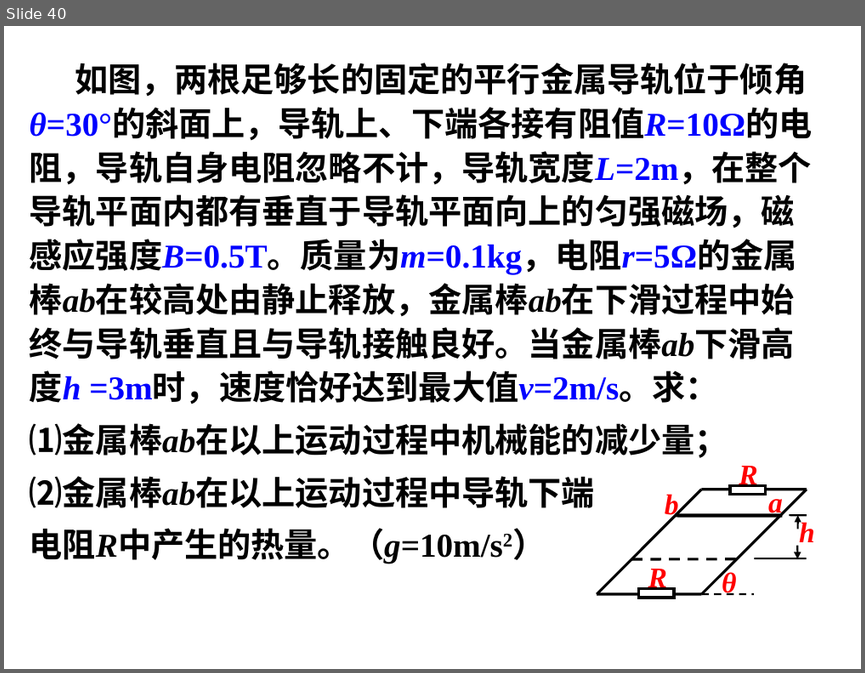
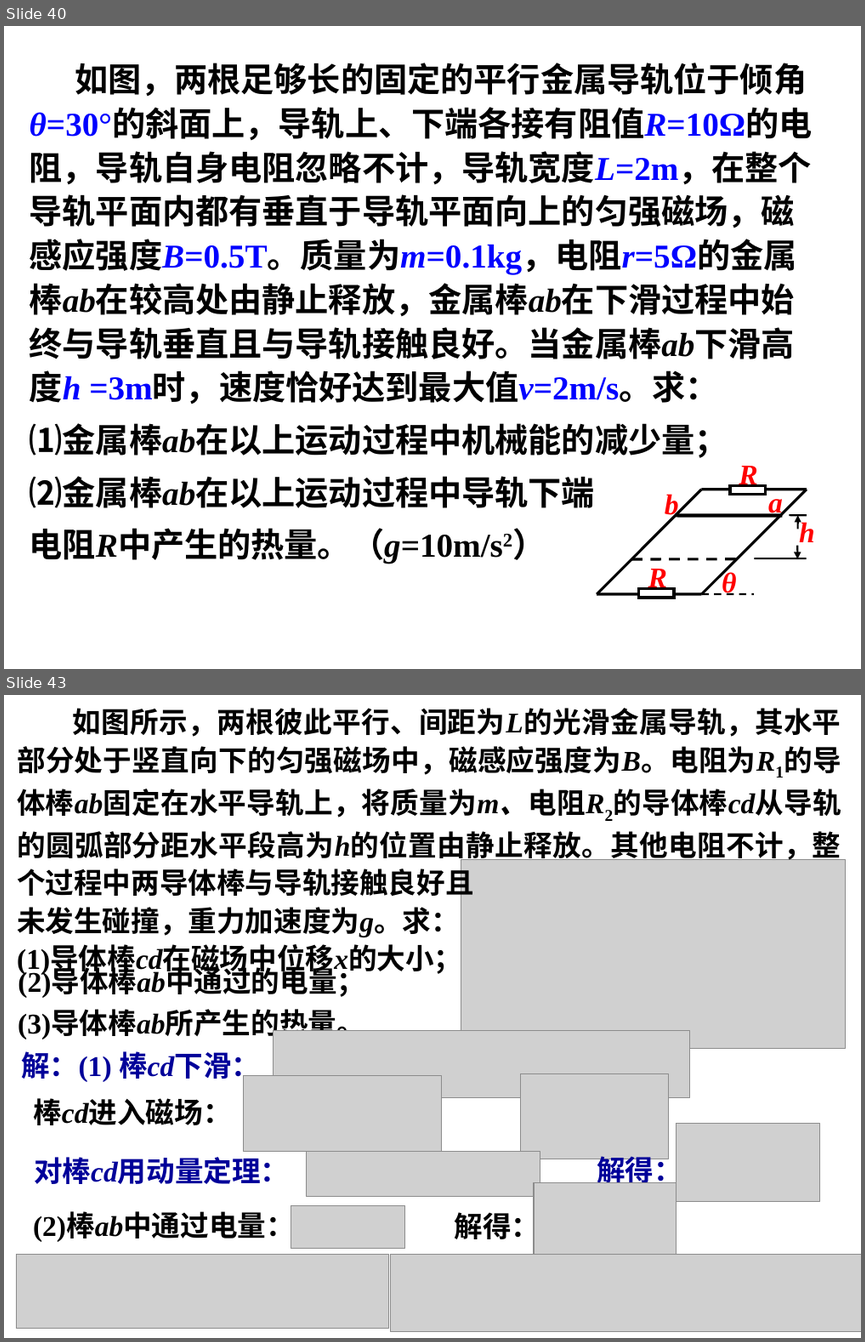
Before and after one commit to saddestboy/wuli2, a slide deck: 4.5A电磁感应问题的综合应用/习题课 电磁感应规律的综合应用.ppt. Shown one above the other, each under a label of ours: slide 40 before the commit, slides 40 and 43 after it; the slides between them are not shown. The pictures are 865x673 and 865x1342 pixels, drawn with LibreOffice and Linux fonts; fonts in the diff are those of the drawing; grey boxes stand for pictures. Boxes give left, top, right and bottom in pixels: in the first picture for what was removed or moved away, otherwise in the second. Text is boxed around its words. In the diff, an @@ line names an element or a change of style, - is before the commit and + after.

```diff
--- a/4.5A电磁感应问题的综合应用/习题课 电磁感应规律的综合应用.ppt
+++ b/4.5A电磁感应问题的综合应用/习题课 电磁感应规律的综合应用.ppt
@@ slide 43 added at (x1=4, y1=695, x2=861, y2=1338), background #FFFFFF @@
@@ text added at (x1=17, y1=708, x2=841, y2=975), 24 pt, text #000000, bold @@
+如图所示，两根彼此平行、间距为L的光滑金属导轨，其水平部分处于竖直向下的匀强磁场中，磁感应强度为B。电阻为R1的导体棒ab固定在水平导轨上，将质量为m、电阻R2的导体棒cd从导轨的圆弧部分距水平段高为h的位置由静止释放。其他电阻不计，整个过程中两导体棒与导轨接触良好且
+未发生碰撞，重力加速度为g。求：
+(1)导体棒cd在磁场中位移x的大小；
@@ picture added at (x1=461, y1=860, x2=846, y2=1048) @@
@@ text added at (x1=18, y1=970, x2=365, y2=998), 24 pt, text #000000, bold @@
+(2)导体棒ab中通过的电量；
@@ text added at (x1=18, y1=1010, x2=365, y2=1038), 24 pt, text #000000, bold @@
+(3)导体棒ab所产生的热量。
@@ text added at (x1=21, y1=1051, x2=260, y2=1084), 24 pt, text #000099, bold @@
+解：(1) 棒cd下滑：
@@ picture added at (x1=273, y1=1030, x2=689, y2=1097) @@
@@ picture added at (x1=244, y1=1076, x2=442, y2=1151) @@
@@ picture added at (x1=520, y1=1074, x2=668, y2=1159) @@
@@ text added at (x1=33, y1=1098, x2=231, y2=1125), 24 pt, text #000000, bold @@
+棒cd进入磁场：
@@ picture added at (x1=676, y1=1123, x2=820, y2=1201) @@
@@ picture added at (x1=307, y1=1151, x2=540, y2=1197) @@
@@ text added at (x1=596, y1=1151, x2=682, y2=1189), 24 pt, text #000099, bold @@
+解得：
@@ text added at (x1=34, y1=1157, x2=290, y2=1184), 24 pt, text #000099, bold @@
+对棒cd用动量定理：
@@ picture added at (x1=534, y1=1183, x2=676, y2=1260) @@
@@ text added at (x1=33, y1=1213, x2=295, y2=1241), 24 pt, text #000000, bold @@
+(2)棒ab中通过电量：
@@ picture added at (x1=291, y1=1206, x2=406, y2=1248) @@
@@ text added at (x1=454, y1=1207, x2=540, y2=1244), 24 pt, text #000000, bold @@
+解得：
@@ picture added at (x1=17, y1=1253, x2=390, y2=1328) @@
@@ picture added at (x1=391, y1=1253, x2=861, y2=1331) @@
```
Also in this commit, not shown: 6 slides changed, 3 other slides added, 4 other files.
